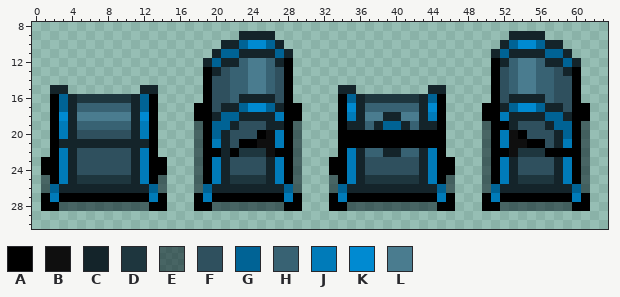
File history of a pixel-art sprite, src/main/resources/objects/soulcavechest_open.png. Above, as it was before the edit.
The file is 128x64 pixels, drawn in blocks of 2x2; one block is one cell here. Colours within 5 levels of each other are drawn and written as one. Shown: x 0..63, y 8..30.
Palette (. is transparent): A #000000  B #0f0f0f  C #14242a  D #1e363e  E #00131a85  F #2f505e  G #006395  H #386273  J #007bb9  K #008ad1  L #4a7c8f
The same view after the edit:
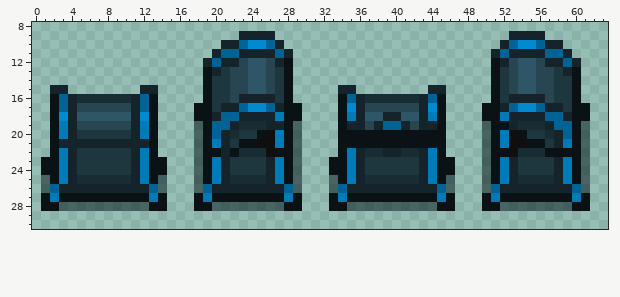
What changed:
colour A: #000000 -> #0a1215
colour D: #1e363e -> #182c33
colour F: #2f505e -> #1e363e
colour H: #386273 -> #274651
colour L: #4a7c8f -> #2e5666
Changed rows in their new state; - is a pixel that keeps its letter.
first column x 22:
19 -DDD----------------------------DDD-
20 D----------------------------------D
22 ---------------DD--DD---------------
Boxes around the changes in both pictures, in picture pixels (x1, y1, x2, y2):
changed: (194, 58, 302, 211)
changed: (329, 58, 590, 211)
changed: (41, 94, 167, 211)
